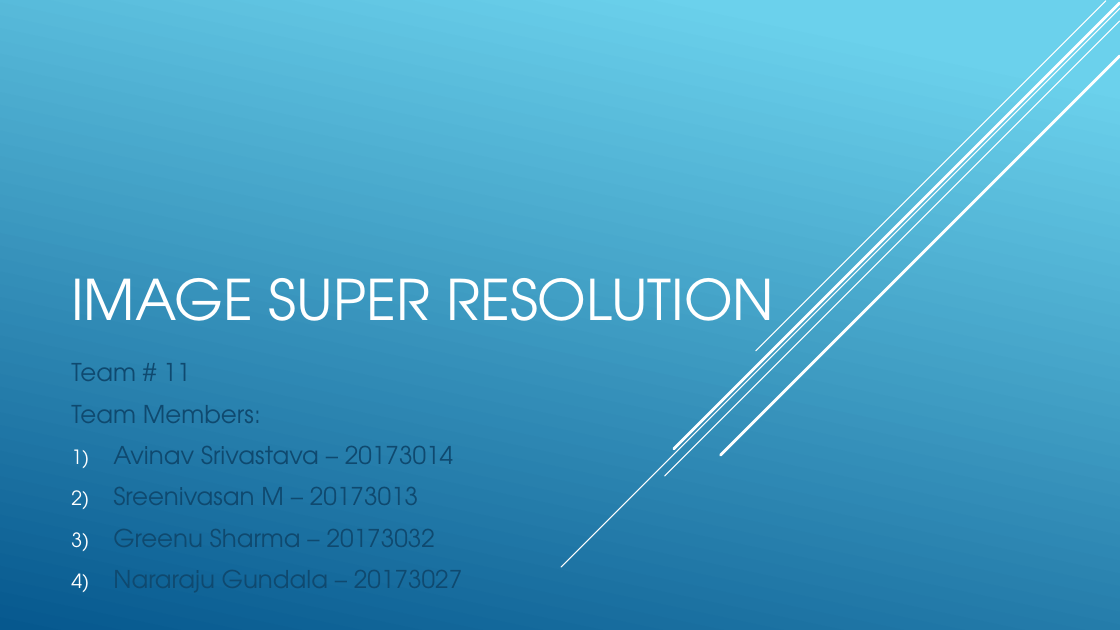
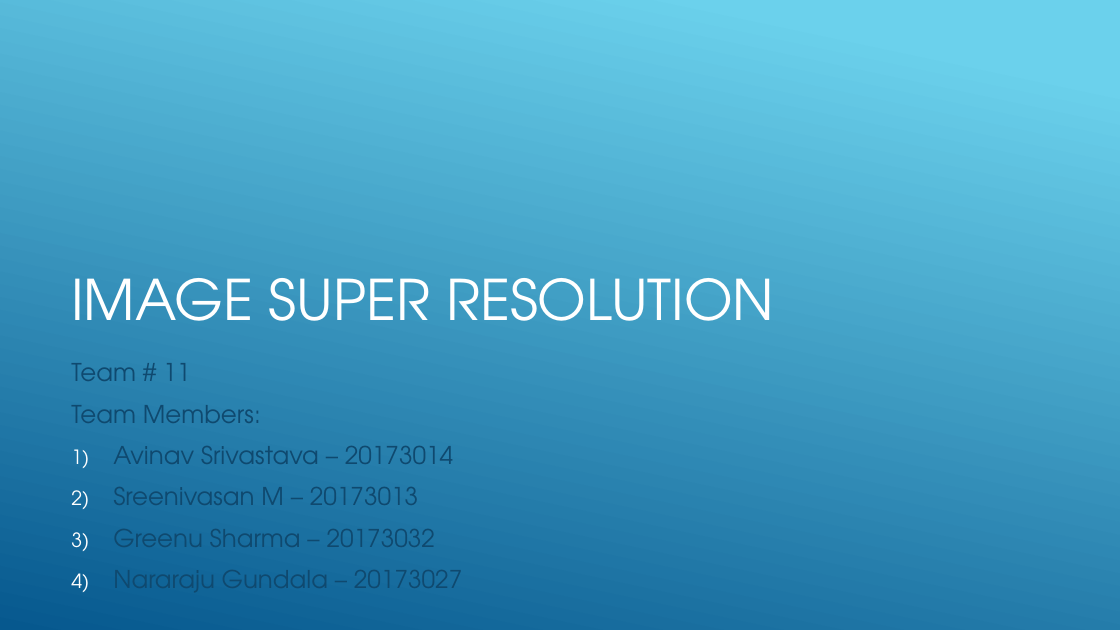
Before and after one commit to avinavsrivastava/iiih-super-resolution, a slide deck: slide 1 of ImageSuperResolution.pptx. Drawn at 1120x630 pixels with LibreOffice and Linux fonts; fonts in the diff are those of the drawing. Boxes give left, top, right and bottom in pixels: in the first picture for what was removed or moved away, otherwise in the second. Text is boxed around its words. In the diff, an @@ line names an element or a change of style, - is before the commit and + after.

```diff
--- a/ImageSuperResolution.pptx
+++ b/ImageSuperResolution.pptx
@@ line removed from (1120, 8) to (561, 567) @@
@@ line removed from (1120, 21) to (665, 476) @@
@@ line removed from (1120, 3) to (674, 449) @@
@@ line removed from (1106, 1) to (756, 351) @@
@@ line removed from (1120, 56) to (721, 455) @@
```
Also in this commit, not shown: 13 other slides changed, 3 slides added, 2 slides removed.
